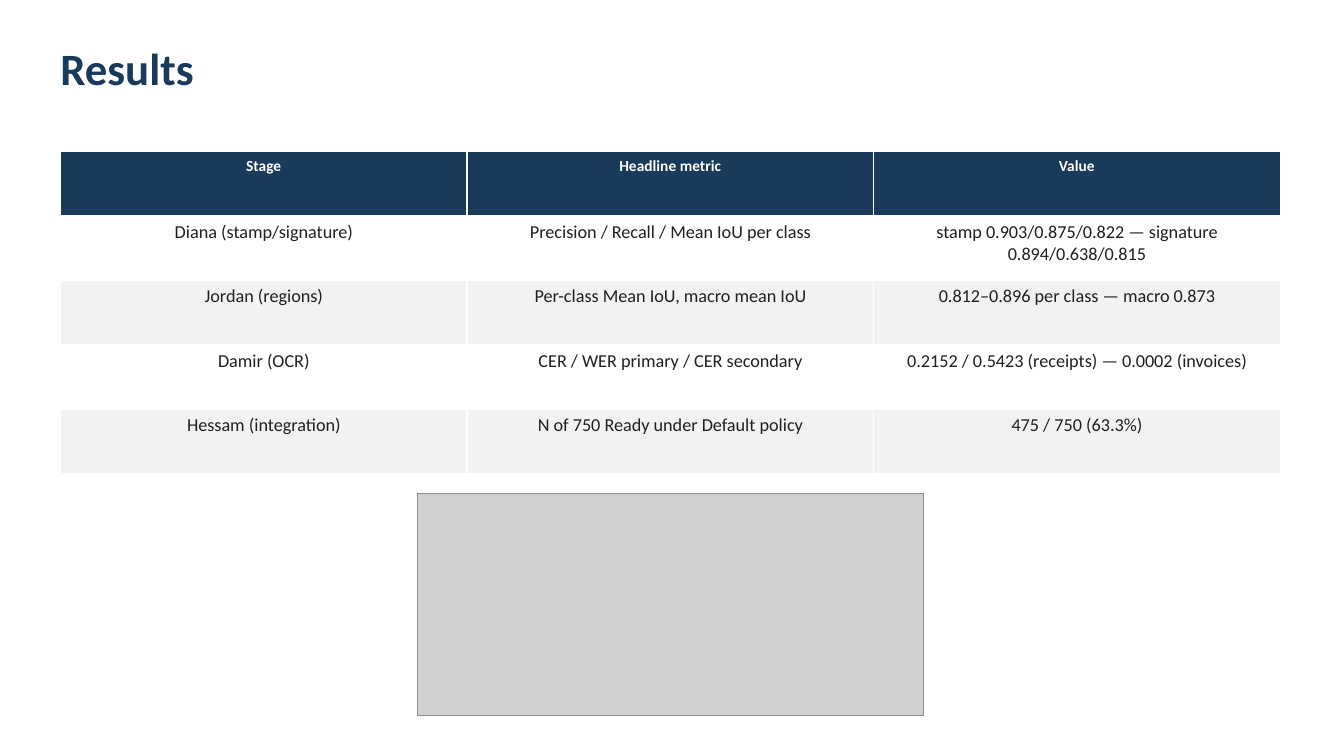
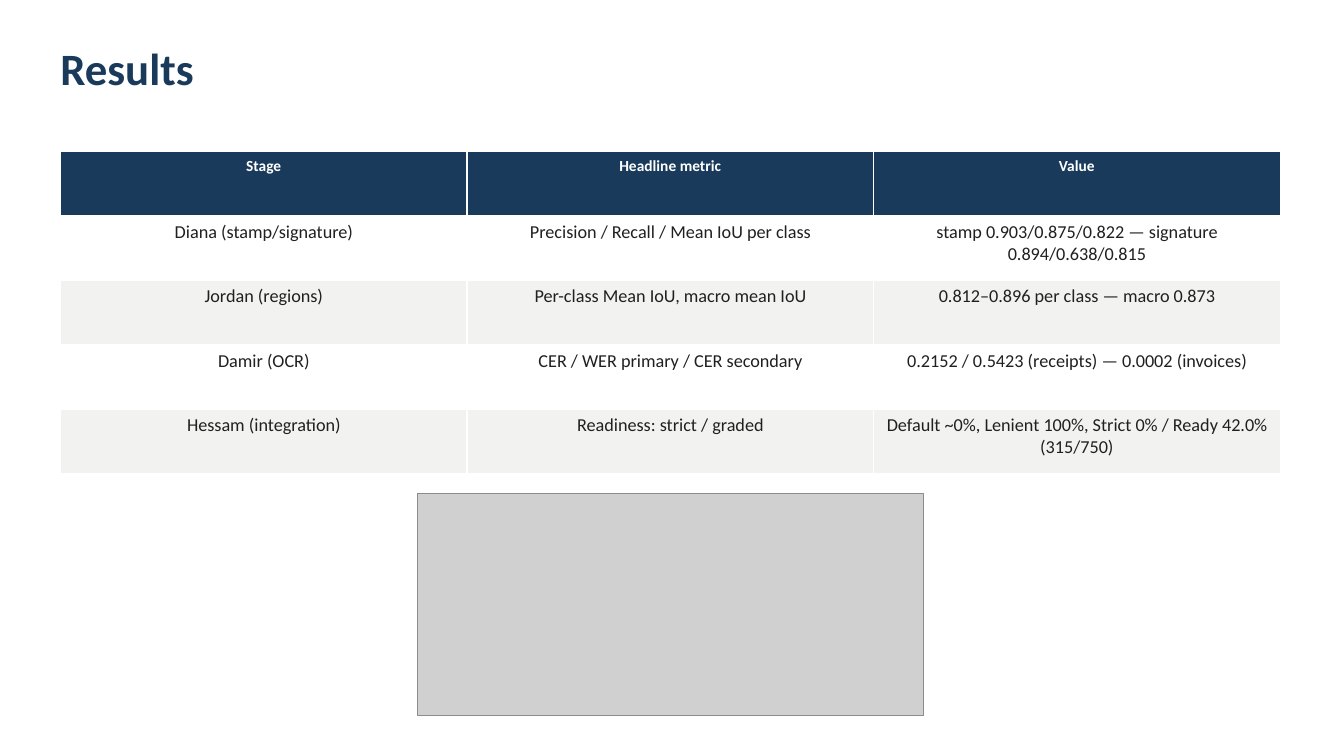
Before and after one commit to rolvr/DL2_InvoiceAI, a slide deck: slide 14 of presentation/slide_deck.pptx. Drawn at 1344x756 pixels with LibreOffice and Linux fonts; fonts in the diff are those of the drawing; grey boxes stand for pictures. Boxes give left, top, right and bottom in pixels: in the first picture for what was removed or moved away, otherwise in the second. Text is boxed around its words. In the diff, an @@ line names an element or a change of style, - is before the commit and + after.

Commit message:
Correct presentation to two-view readiness (strict ~0% + graded 42/12/46); regenerate docx/pptx/chart; fix build scripts

```diff
--- a/presentation/slide_deck.pptx
+++ b/presentation/slide_deck.pptx
@@ table at (60, 151, 1279, 474) @@
-row 5, column 2: N of 750 Ready under Default policy
+row 5, column 2: Readiness: strict / graded
-row 5, column 3: 475 / 750 (63.3%)
+row 5, column 3: Default ~0%, Lenient 100%, Strict 0% / Ready 42.0% (315/750)
```
Also in this commit, not shown: 1 other slide changed, 7 other files.
